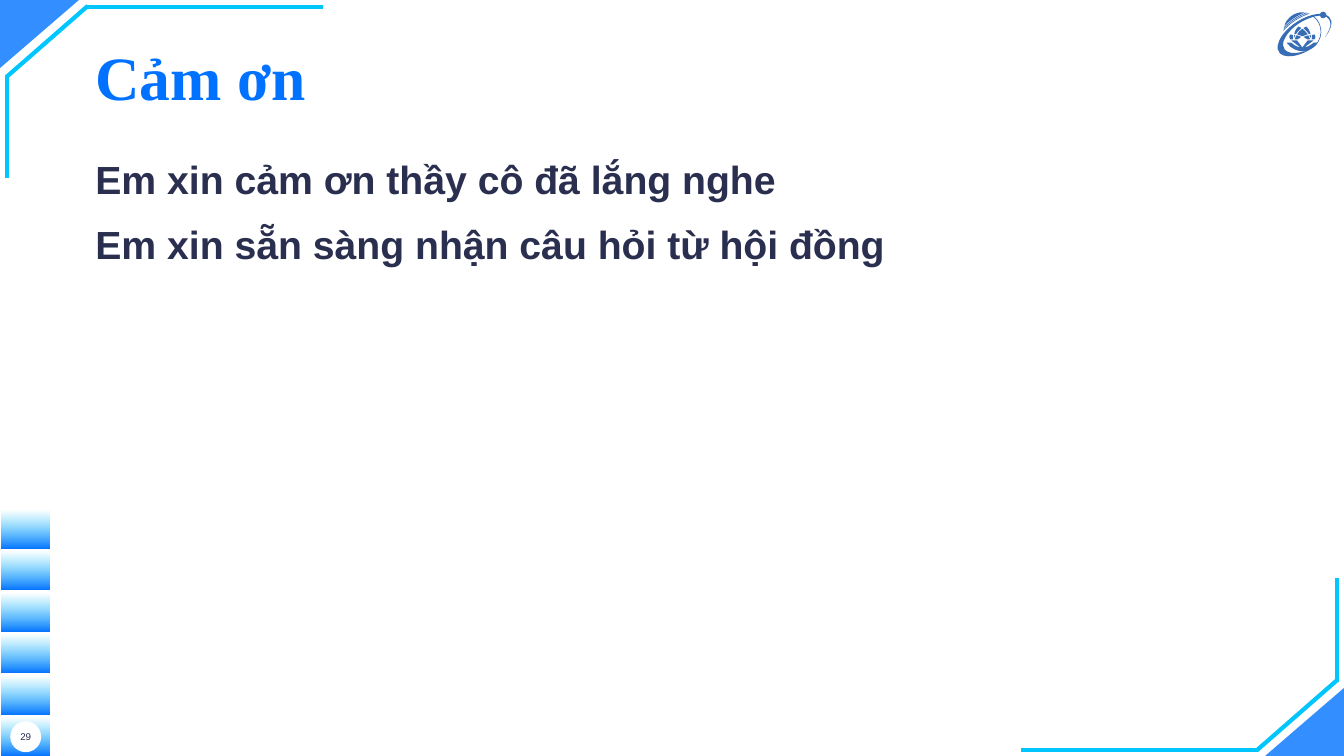
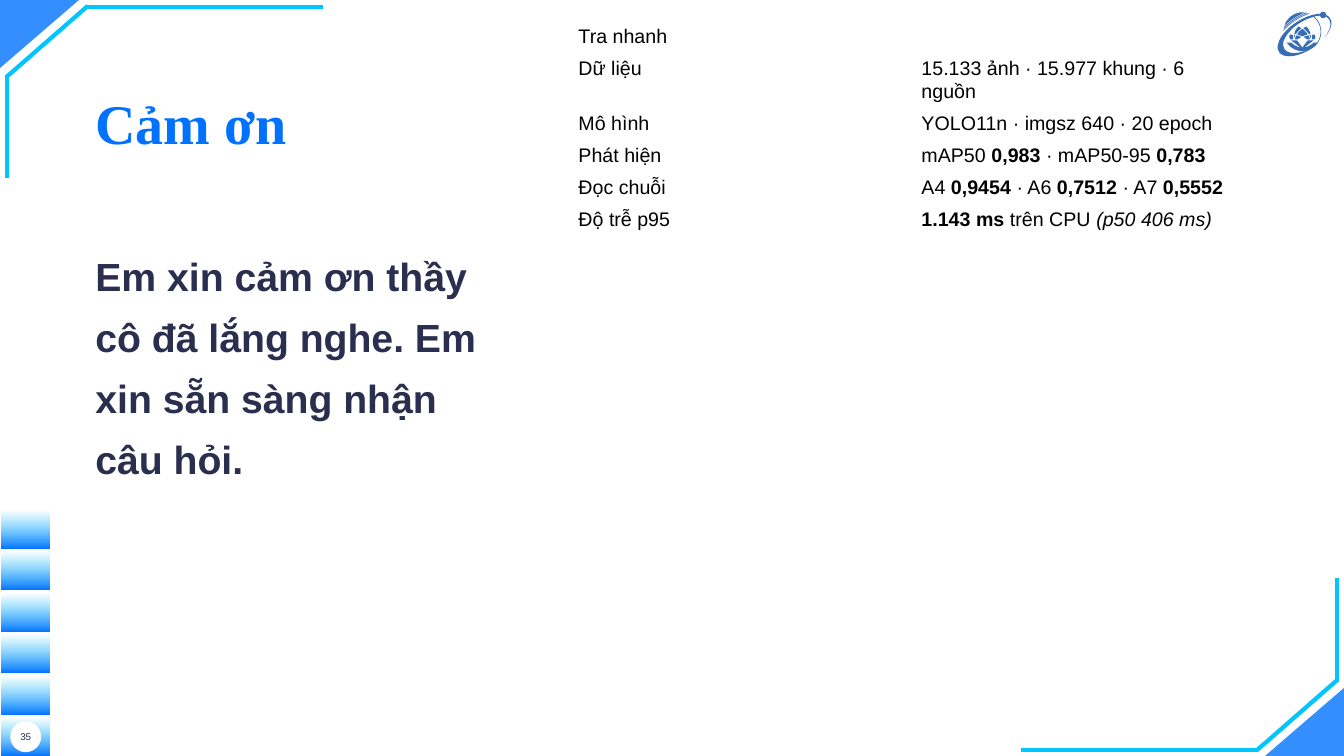
Before and after one commit to hieunguyen2604/alpr-do-an-mon-hoc, a slide deck: slide 35 of docs/slides/slides.pptx (slide 29 before the commit). Drawn at 1344x756 pixels with LibreOffice and Linux fonts; fonts in the diff are those of the drawing; background and template pictures are left out. Boxes give left, top, right and bottom in pixels: in the first picture for what was removed or moved away, otherwise in the second. Text is boxed around its words. In the diff, an @@ line names an element or a change of style, - is before the commit and + after.

```diff
--- a/docs/slides/slides.pptx
+++ b/docs/slides/slides.pptx
@@ title "Cảm ơn" at (95,106,286,145): size 44 to 40 pt @@
@@ table added at (569,21,1254,680), 6 rows, 2 columns @@
+Tra nhanh | 
+Dữ liệu | 15.133 ảnh · 15.977 khung · 6 nguồn
+Mô hình | YOLO11n · imgsz 640 · 20 epoch
+Phát hiện | mAP50 0,983 · mAP50-95 0,783
+Đọc chuỗi | A4 0,9454 · A6 0,7512 · A7 0,5552
+Độ trễ p95 | 1.143 ms trên CPU (p50 406 ms)
@@ text at (95,261,476,475): text changed @@
-Em xin cảm ơn thầy cô đã lắng nghe
-Em xin sẵn sàng nhận câu hỏi từ hội đồng
+Em xin cảm ơn thầy cô đã lắng nghe. Em xin sẵn sàng nhận câu hỏi.
```
Also in this commit, not shown: 18 other slides changed, 7 slides added, 1 slide removed, 5 other files.
